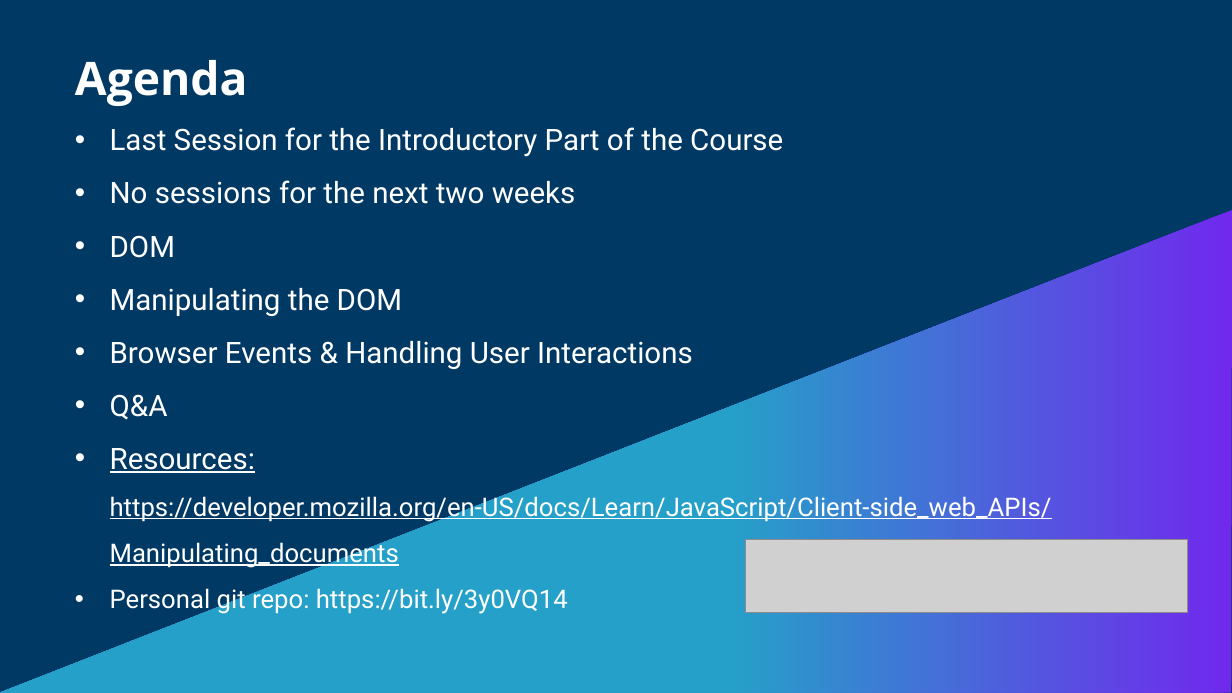
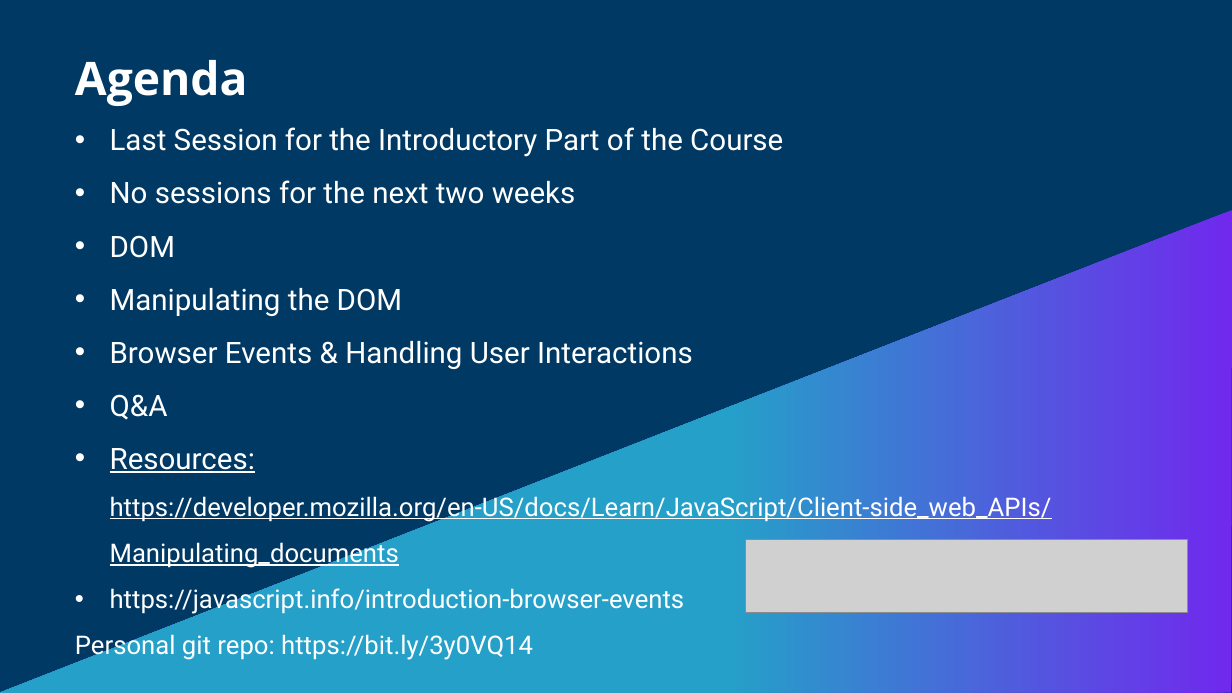
Before and after one commit to ebitsdev/udacity-session-lead-resources, a slide deck: slide 2 of week_7/session_slides_wk8.pptx. Drawn at 1232x693 pixels with LibreOffice and Linux fonts; fonts in the diff are those of the drawing; grey boxes stand for pictures. Boxes give left, top, right and bottom in pixels: in the first picture for what was removed or moved away, otherwise in the second. Text is boxed around its words. In the diff, an @@ line names an element or a change of style, - is before the commit and + after.

```diff
--- a/week_7/session_slides_wk8.pptx
+++ b/week_7/session_slides_wk8.pptx
@@ text at (110,585,685,615): paragraph added @@
+• https://javascript.info/introduction-browser-events
@@ text at (75,631,533,661): bullet • to none @@
```
Also in this commit, not shown: 3 other files.
